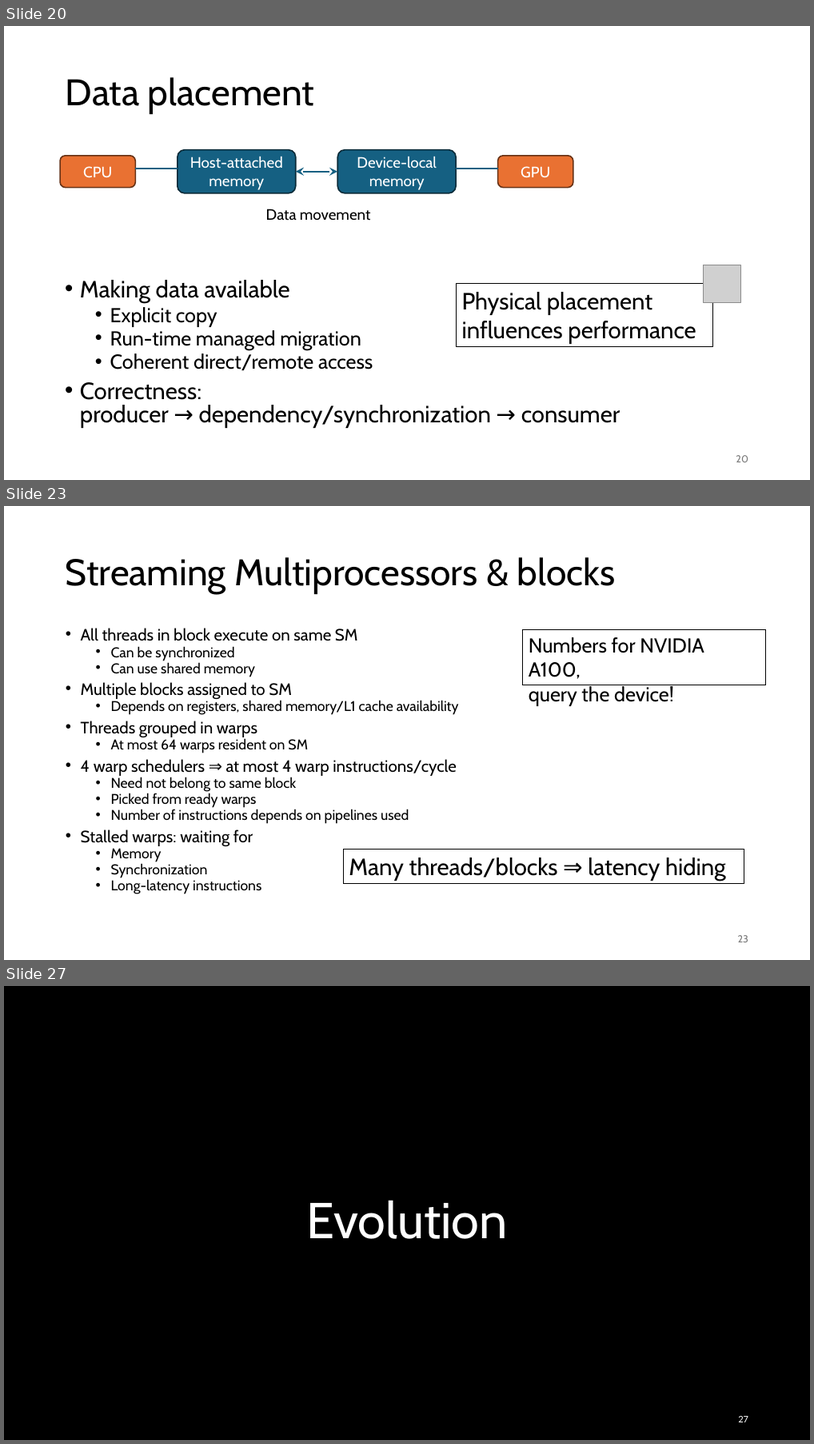
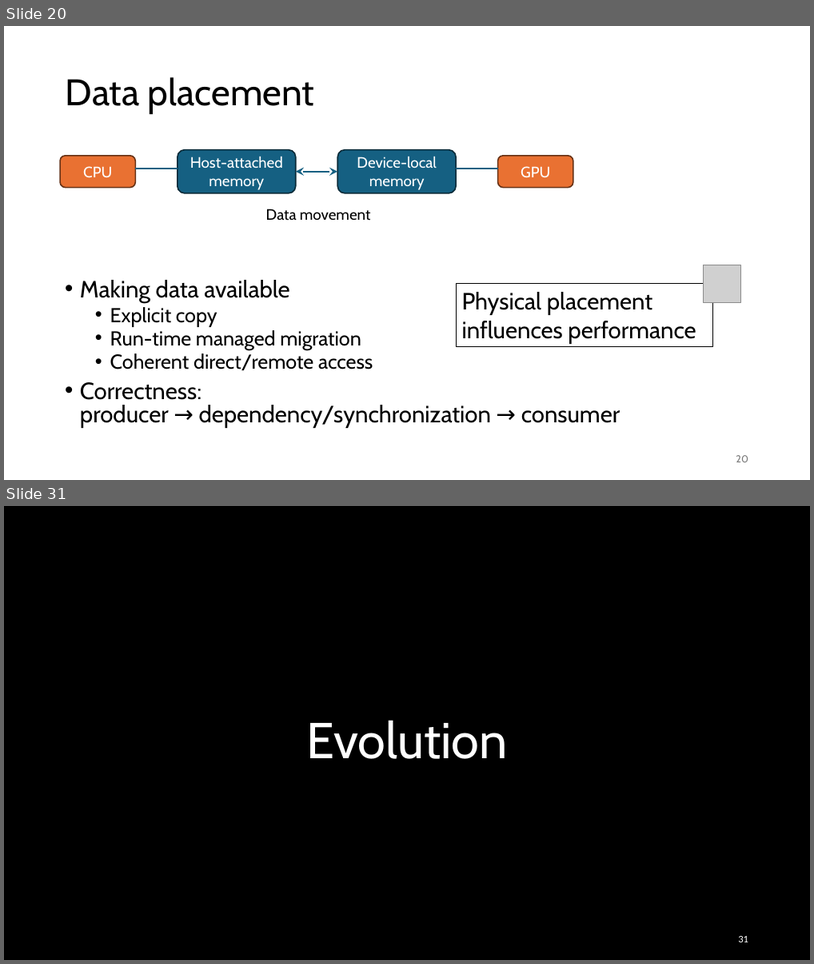
Before and after one commit to gjbex/GPU-programming, a slide deck: gpu_programming.pptx. Shown one above the other, each under a label of ours: slides 20, 23 and 27 before the commit, slides 20 and 31 after it; the slides between them are not shown. The pictures are 814x1444 and 814x964 pixels, drawn with LibreOffice and Linux fonts; fonts in the diff are those of the drawing; grey boxes stand for pictures; background and template pictures are left out. Boxes give left, top, right and bottom in pixels: in the first picture for what was removed or moved away, otherwise in the second. Text is boxed around its words. In the diff, an @@ line names an element or a change of style, - is before the commit and + after.

```diff
--- a/gpu_programming.pptx
+++ b/gpu_programming.pptx
@@ slide 23 removed at <box>4,506,810,960</box>, background #FFFFFF @@
@@ title removed at <box>66,557,616,594</box> @@
-Streaming Multiprocessors & blocks
@@ text removed at <box>81,628,459,894</box> @@
-• All threads in block execute on same SM
-  • Can be synchronized
-  • Can use shared memory
-• Multiple blocks assigned to SM
-  • Depends on registers, shared memory/L1 cache availability
-• Threads grouped in warps
-  • At most 64 warps resident on SM
-• 4 warp schedulers ⇒ at most 4 warp instructions/cycle
-  • Need not belong to same block
-  • Picked from ready warps
-  • Number of instructions depends on pipelines used
-• Stalled warps: waiting for
-  • Memory
-  • Synchronization
-  • Long-latency instructions
@@ rectangle removed at <box>523,630,767,685</box> @@
-Numbers for NVIDIA A100,
-query the device!
@@ rectangle removed at <box>343,849,745,884</box> @@
-Many threads/blocks ⇒ latency hiding
@@ page number removed at <box>738,935,749,942</box> @@
-23
@@ what was slide 27 is now slide 31 @@
@@ page number at <box>738,936,749,942</box>: text changed @@
-27
+31
```
Also in this commit, not shown: 11 slides changed, 5 slides added, 5 other slides removed.
